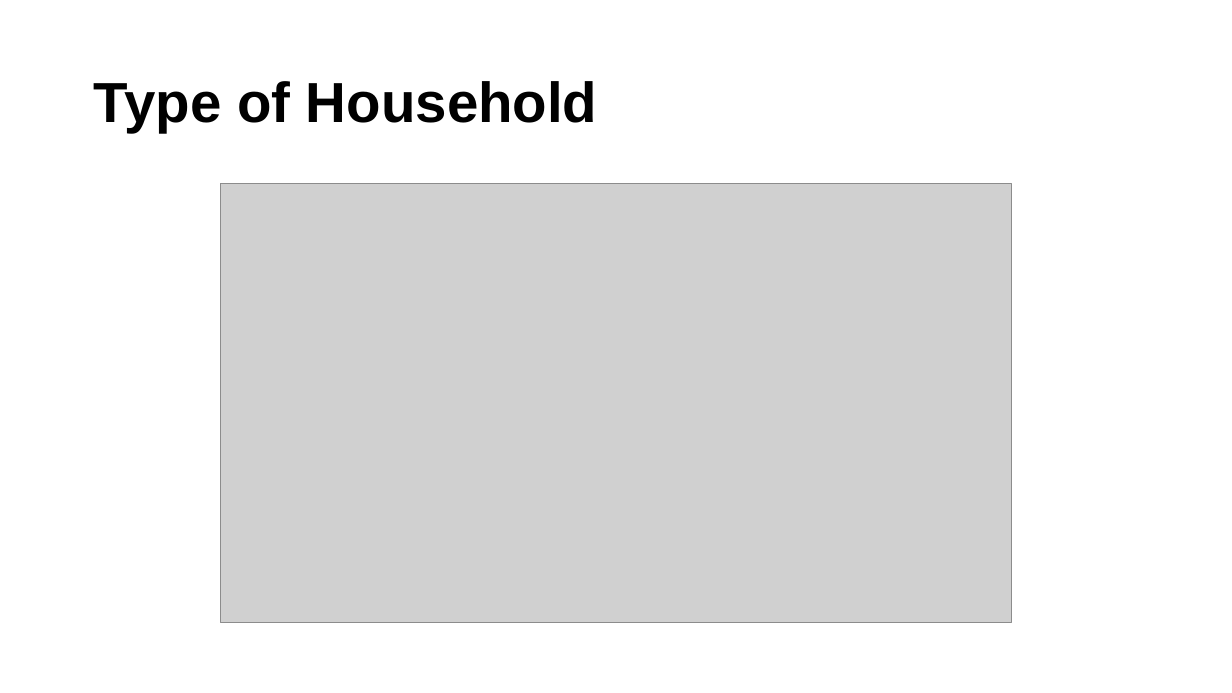
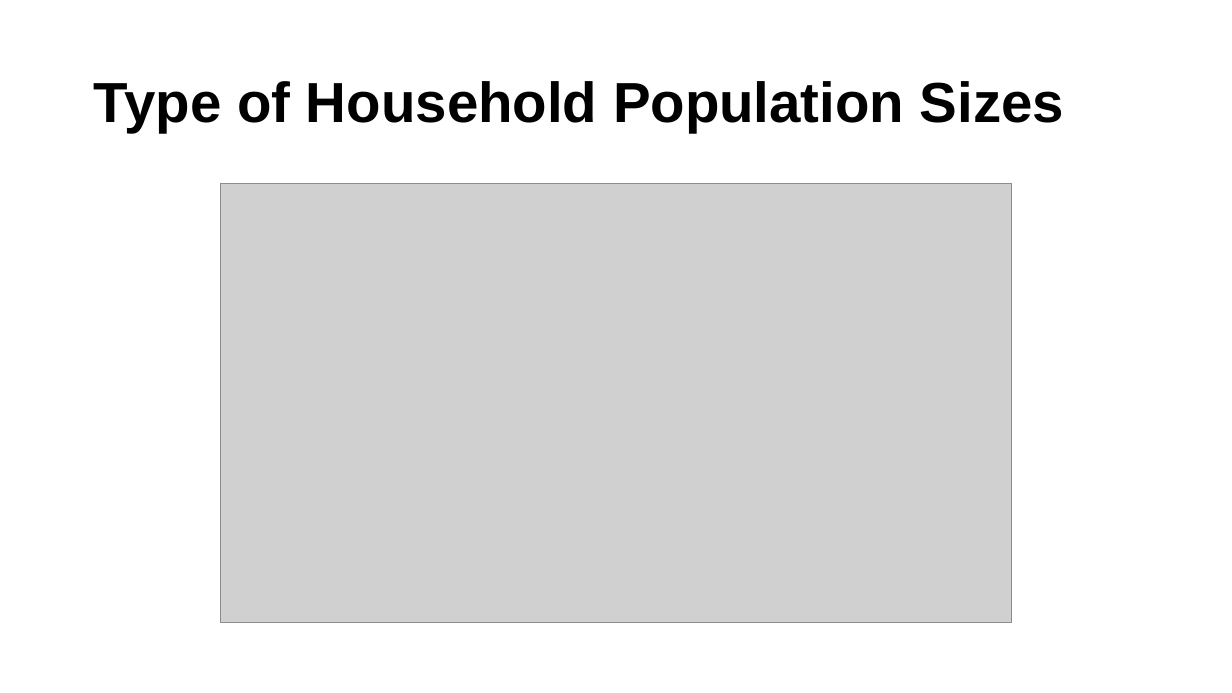
Before and after one commit to ucdiegorubi/oy_census_analysis, a slide deck: slide 12 of create_powerpoint/household_structure_estimates.pptx. Drawn at 1232x693 pixels with LibreOffice and Linux fonts; fonts in the diff are those of the drawing; grey boxes stand for pictures; background and template pictures are left out. Boxes give left, top, right and bottom in pixels: in the first picture for what was removed or moved away, otherwise in the second. Text is boxed around its words. In the diff, an @@ line names an element or a change of style, - is before the commit and + after.

```diff
--- a/create_powerpoint/household_structure_estimates.pptx
+++ b/create_powerpoint/household_structure_estimates.pptx
@@ title at (94,81,1064,132): text changed @@
-Type of Household
+Type of Household Population Sizes
```
Also in this commit, not shown: 4 other slides changed, 1 slide added, 1 slide removed, 4 other files.
